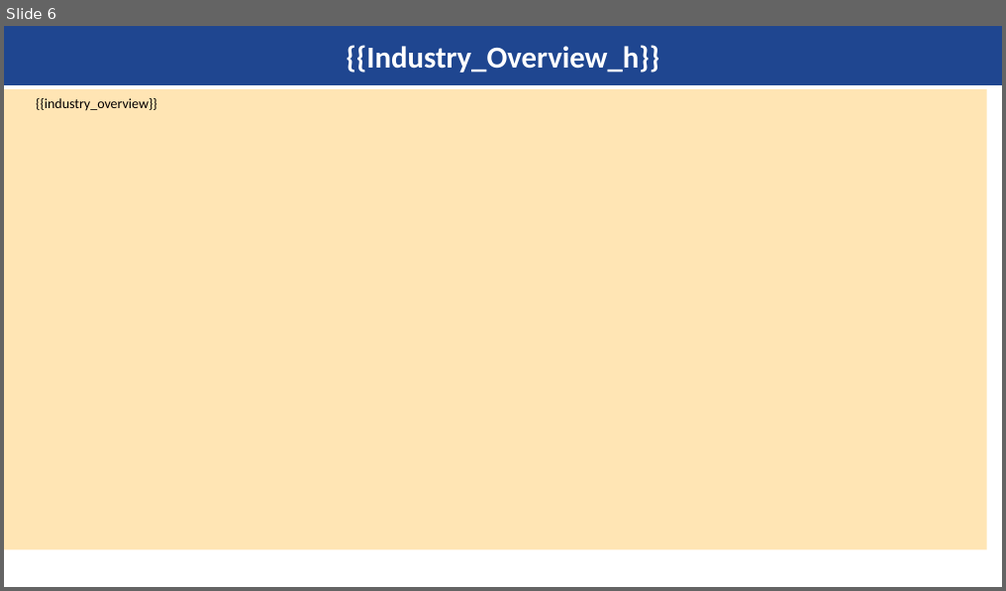
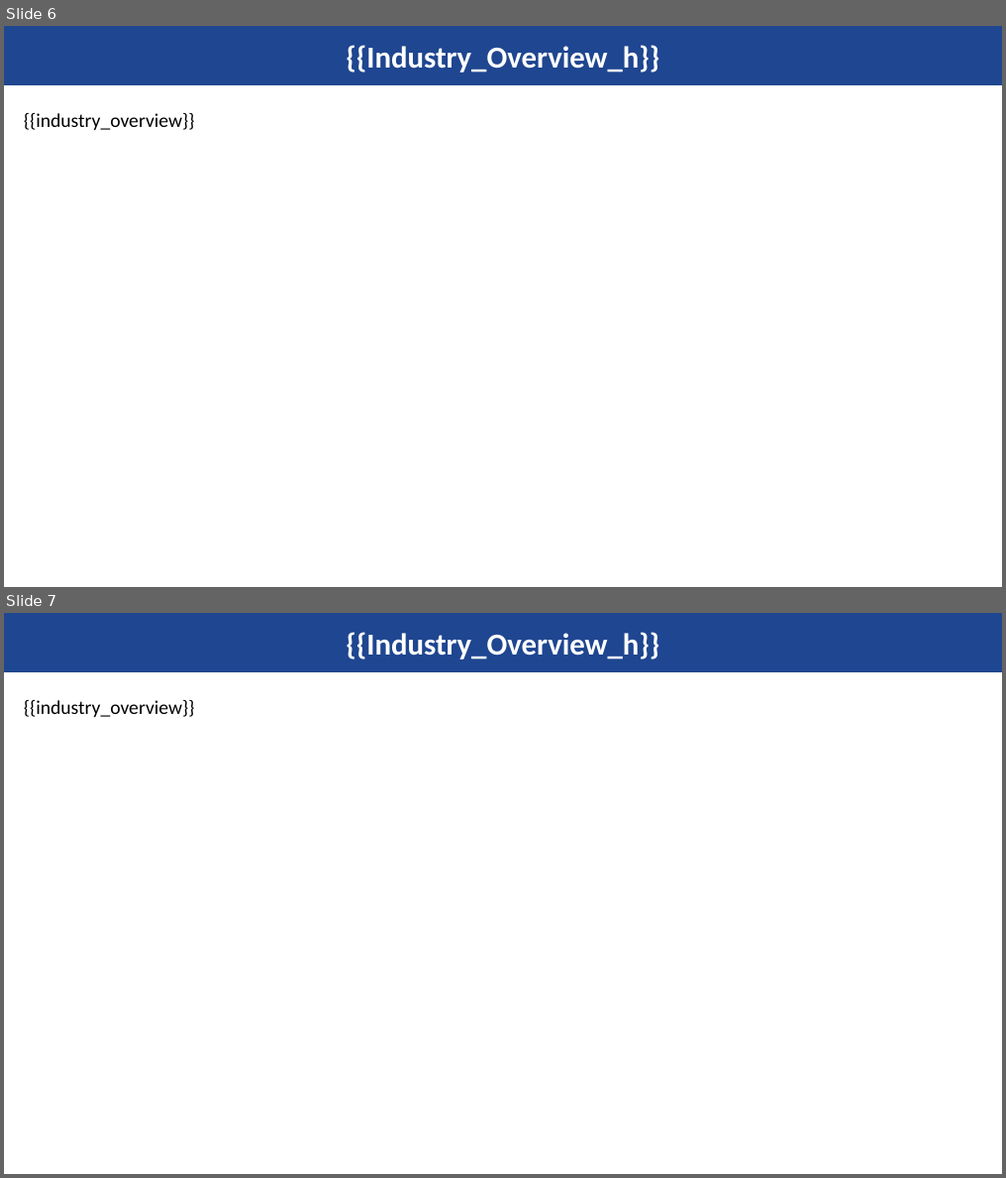
Before and after one commit to kishanyash/fluffy-lamp, a slide deck: master_template.pptx. Shown one above the other, each under a label of ours: slide 6 before the commit, slides 6 and 7 after it. The pictures are 1006x591 and 1006x1178 pixels, drawn with LibreOffice and Linux fonts; fonts in the diff are those of the drawing; background and template pictures are left out. Boxes give left, top, right and bottom in pixels: in the first picture for what was removed or moved away, otherwise in the second. Text is boxed around its words. In the diff, an @@ line names an element or a change of style, - is before the commit and + after.

```diff
--- a/master_template.pptx
+++ b/master_template.pptx
@@ slide 7 added at (4, 613, 1002, 1174), background #FFFFFF @@
@@ title added at (4, 613, 1002, 671), fill #1F4690, 22 pt, text #FFFFFF, bold @@
+{{Industry_Overview_h}}
@@ text added at (24, 700, 195, 717), 14 pt, text #000000 @@
+{{industry_overview}}
@@ slide 6 changed as well @@
@@ text "{{industry_overview}}": place and size @@
-text "{{industry_overview}}" at (4, 89, 987, 550)
+text "{{industry_overview}}" at (24, 113, 195, 130)
@@ text "{{industry_overview}}" at (24, 113, 195, 130): size 10 to 14 pt; alignment justified to left; indent changed; vertical alignment middle to top; fill #FFE5B4 to none @@
```
Also in this commit, not shown: 10 other slides changed.
